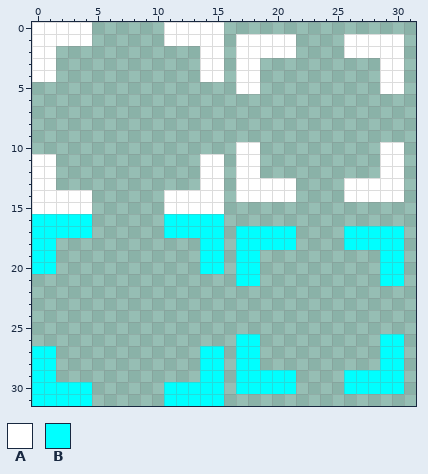
Pixel-art sprite, stored at client/img/2DCursor.png. The first picture shows the starting point.
The file is 32x32 pixels.
Palette (. is transparent): A #ffffff  B #00ffff
Pixels before, first column x 0:
 0 AAAAA......AAAAA...............
 1 AAAAA......AAAAA.AAAAA....AAAAA
 2 AA............AA.AAAAA....AAAAA
 3 AA............AA.AA..........AA
 4 AA............AA.AA..........AA
 5 .................AA..........AA
 6 ...............................
 7 ...............................
 8 ...............................
 9 ...............................
10 .................AA..........AA
11 AA............AA.AA..........AA
12 AA............AA.AA..........AA
13 AA............AA.AAAAA....AAAAA
14 AAAAA......AAAAA.AAAAA....AAAAA
15 AAAAA......AAAAA...............
16 BBBBB......BBBBB...............
17 BBBBB......BBBBB.BBBBB....BBBBB
18 BB............BB.BBBBB....BBBBB
19 BB............BB.BB..........BB
20 BB............BB.BB..........BB
21 .................BB..........BB
22 ...............................
23 ...............................
24 ...............................
25 ...............................
26 .................BB..........BB
27 BB............BB.BB..........BB
28 BB............BB.BB..........BB
29 BB............BB.BBBBB....BBBBB
30 BBBBB......BBBBB.BBBBB....BBBBB
31 BBBBB......BBBBB...............
The result:
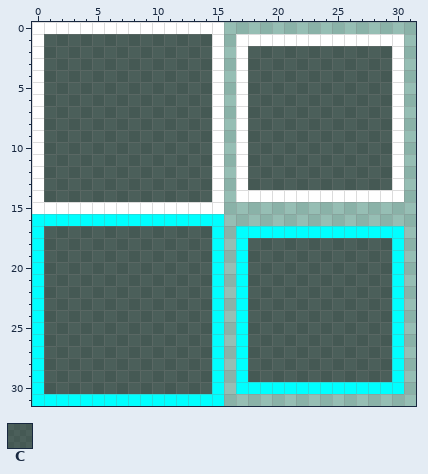
Colours new in this view: C #00000080
What changed:
Changed rows in their new state; - is an unchanged pixel.
first column x 0:
 0 -----AAAAAA--------------------
 1 -CCCCCCCCCCCCCC-------AAAA-----
 2 -CCCCCCCCCCCCCC---CCCCCCCCCCCC-
 3 -CCCCCCCCCCCCCC---CCCCCCCCCCCC-
 4 -CCCCCCCCCCCCCC---CCCCCCCCCCCC-
 5 ACCCCCCCCCCCCCCA--CCCCCCCCCCCC-
 6 ACCCCCCCCCCCCCCA-ACCCCCCCCCCCCA
 7 ACCCCCCCCCCCCCCA-ACCCCCCCCCCCCA
 8 ACCCCCCCCCCCCCCA-ACCCCCCCCCCCCA
 9 ACCCCCCCCCCCCCCA-ACCCCCCCCCCCCA
10 ACCCCCCCCCCCCCCA--CCCCCCCCCCCC-
11 -CCCCCCCCCCCCCC---CCCCCCCCCCCC-
12 -CCCCCCCCCCCCCC---CCCCCCCCCCCC-
13 -CCCCCCCCCCCCCC---CCCCCCCCCCCC-
14 -CCCCCCCCCCCCCC-------AAAA-----
15 -----AAAAAA--------------------
16 -----BBBBBB--------------------
17 -CCCCCCCCCCCCCC-------BBBB-----
18 -CCCCCCCCCCCCCC---CCCCCCCCCCCC-
19 -CCCCCCCCCCCCCC---CCCCCCCCCCCC-
20 -CCCCCCCCCCCCCC---CCCCCCCCCCCC-
21 BCCCCCCCCCCCCCCB--CCCCCCCCCCCC-
22 BCCCCCCCCCCCCCCB-BCCCCCCCCCCCCB
23 BCCCCCCCCCCCCCCB-BCCCCCCCCCCCCB
24 BCCCCCCCCCCCCCCB-BCCCCCCCCCCCCB
25 BCCCCCCCCCCCCCCB-BCCCCCCCCCCCCB
26 BCCCCCCCCCCCCCCB--CCCCCCCCCCCC-
27 -CCCCCCCCCCCCCC---CCCCCCCCCCCC-
28 -CCCCCCCCCCCCCC---CCCCCCCCCCCC-
29 -CCCCCCCCCCCCCC---CCCCCCCCCCCC-
30 -CCCCCCCCCCCCCC-------BBBB-----
31 -----BBBBBB--------------------
